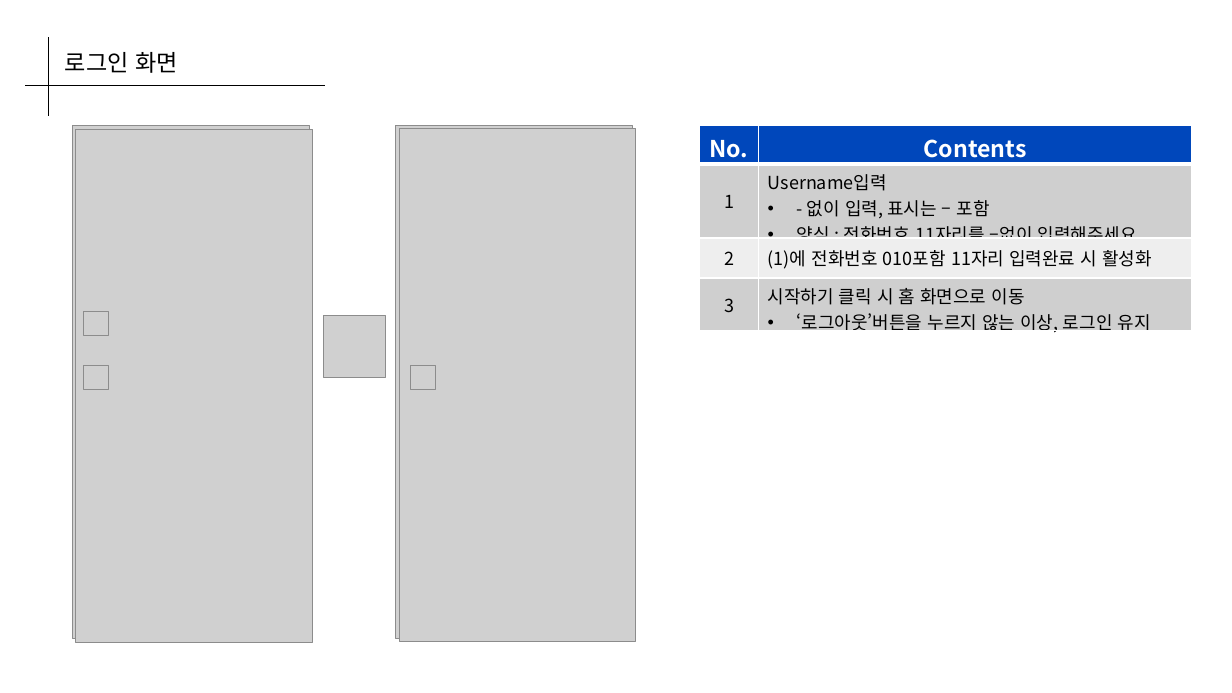
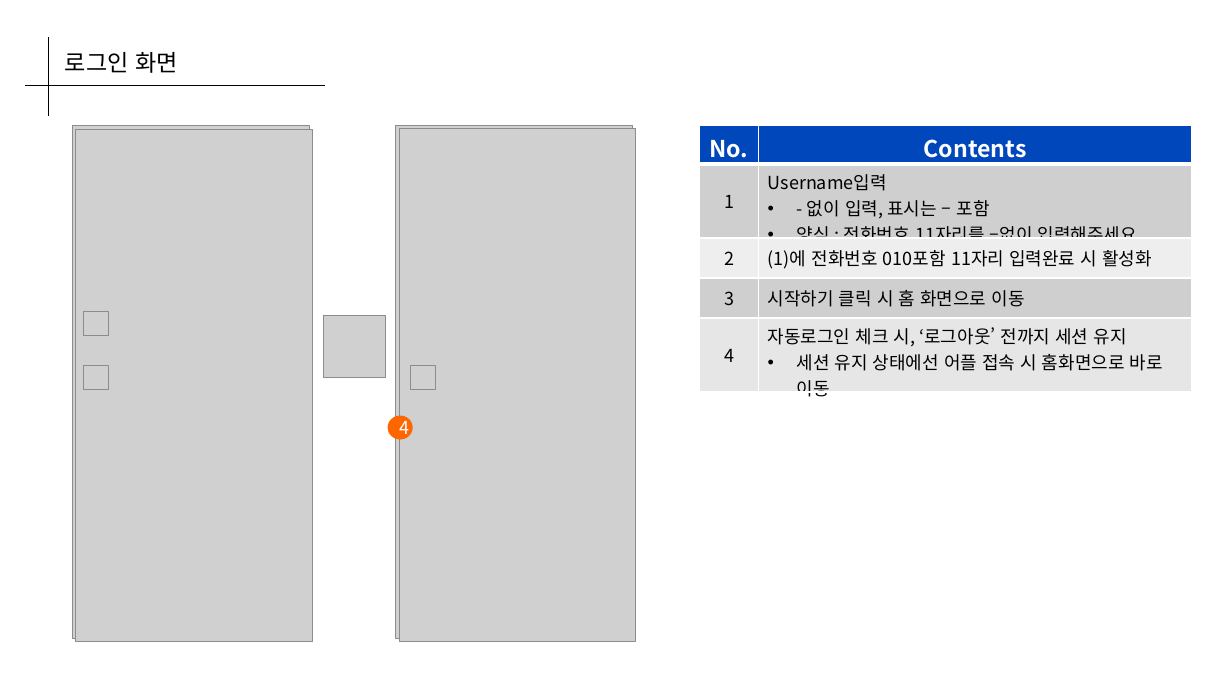
Before and after one commit to Coffee-Street/Document, a slide deck: slide 18 of assets/Planning/1_strada_coffee.pptx. Drawn at 1232x693 pixels with LibreOffice and Linux fonts; fonts in the diff are those of the drawing; grey boxes stand for pictures. Boxes give left, top, right and bottom in pixels: in the first picture for what was removed or moved away, otherwise in the second. Text is boxed around its words. In the diff, an @@ line names an element or a change of style, - is before the commit and + after.

Commit message:
Document Update
 - 기획서 로그인 UI 사진 변경 및 기획 추가

```diff
--- a/assets/Planning/1_strada_coffee.pptx
+++ b/assets/Planning/1_strada_coffee.pptx
@@ table at box(700, 126, 1192, 401) @@
-row 4: 3 | 시작하기 클릭 시 홈 화면으로 이동 / ‘로그아웃’버튼을 누르지 않는 이상, 로그인 유지
+row 4: 3 | 시작하기 클릭 시 홈 화면으로 이동
+row 5: 4 | 자동로그인 체크 시, ‘로그아웃’ 전까지 세션 유지 / 세션 유지 상태에선 어플 접속 시 홈화면으로 바로 이동
@@ ellipse added at box(388, 416, 413, 440), fill #FF6600, 14 pt, text #FFFFFF @@
+4
```
Also in this commit, not shown: 3 other slides changed.
